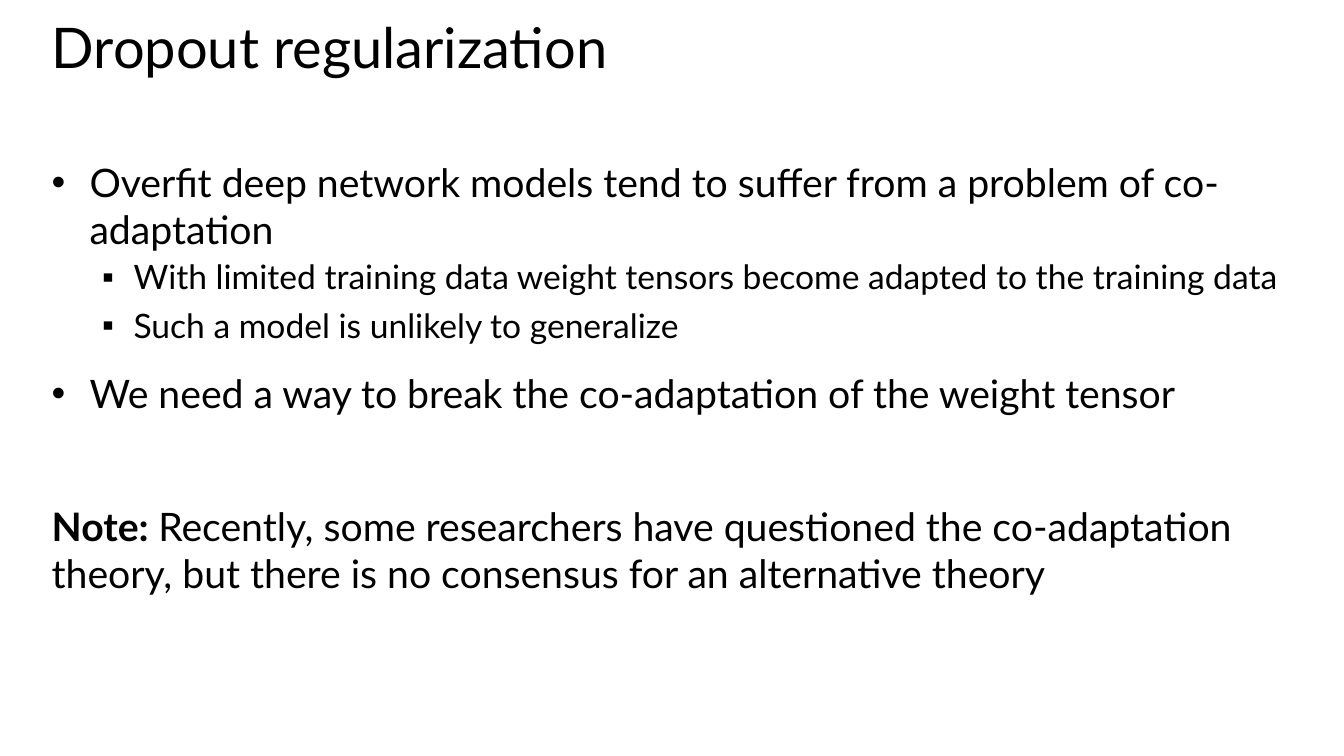
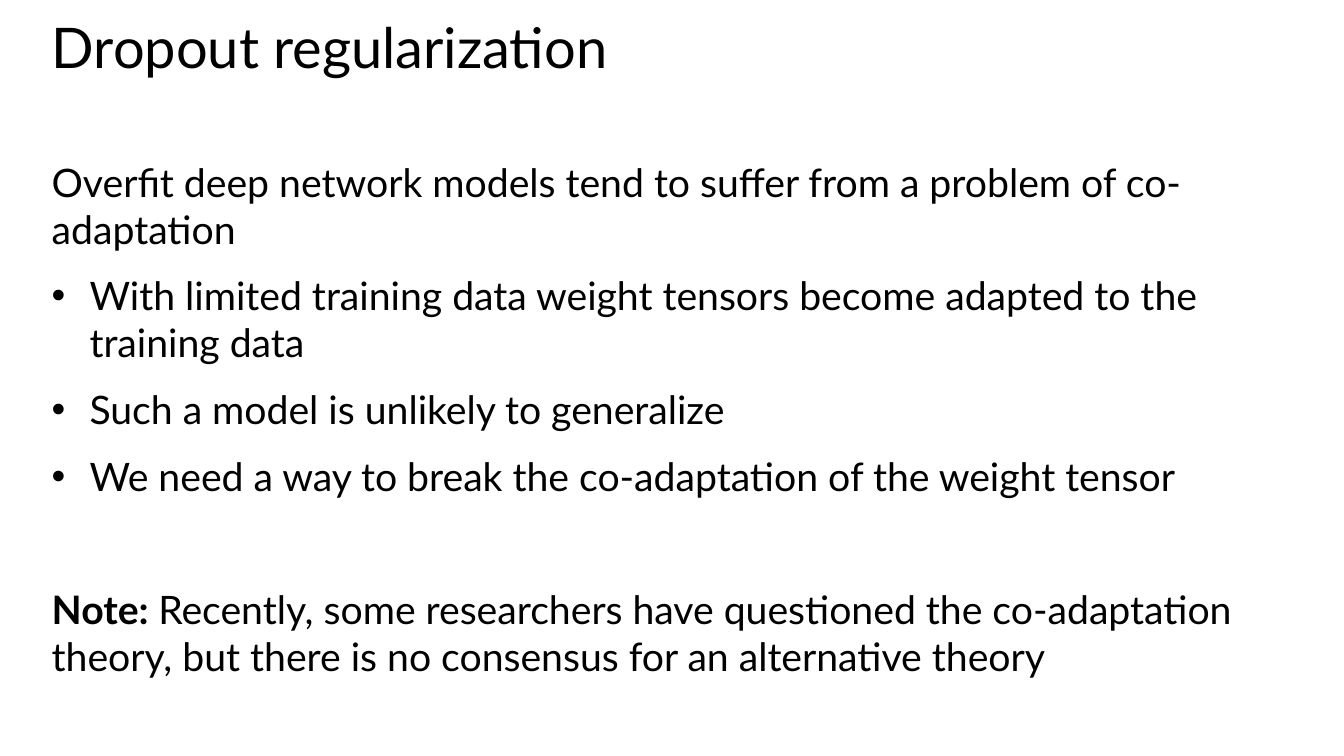
Before and after one commit to StephenElston/CSCI-E25, a slide deck: slide 53 of Slides/7_RegularizationAndOptimization.pptx (slide 63 before the commit). Drawn at 1344x756 pixels with LibreOffice and Linux fonts; fonts in the diff are those of the drawing. Boxes give left, top, right and bottom in pixels: in the first picture for what was removed or moved away, otherwise in the second. Text is boxed around its words. In the diff, an @@ line names an element or a change of style, - is before the commit and + after.

```diff
--- a/Slides/7_RegularizationAndOptimization.pptx
+++ b/Slides/7_RegularizationAndOptimization.pptx
@@ text at (52, 168, 1197, 431): size 24 to 28 pt in "With limited training data weight tensors become ...", "Such a model is unlikely to generalize"; bullet • to none; bullet ▪ to •; list level 2 to 1 in "With limited training data weight ..."; list level 2 to 1 in "Such a model is unlikely ..." @@
```
Also in this commit, not shown: 11 other slides changed, 21 slides added.
